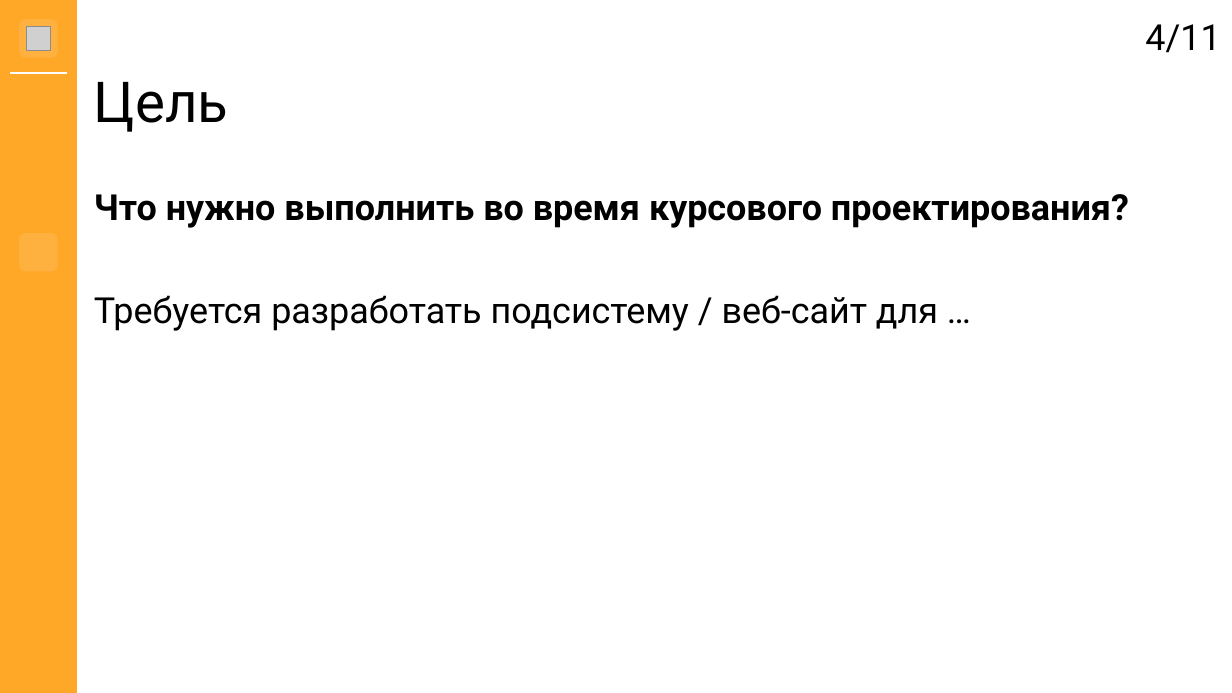
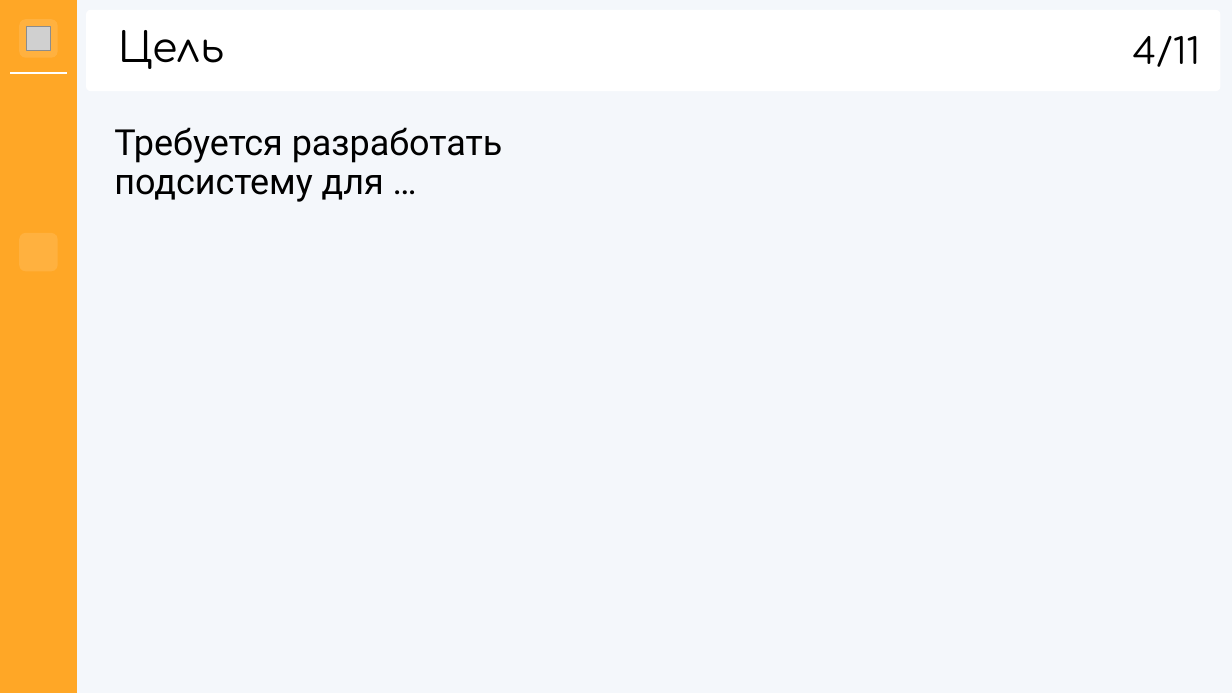
Before and after one commit to hhallva/cmdnt-website, a slide deck: slide 4 of КП/Презентация/Презентация.pptx. Drawn at 1232x693 pixels with LibreOffice and Linux fonts; fonts in the diff are those of the drawing; grey boxes stand for pictures; background and template pictures are left out. Boxes give left, top, right and bottom in pixels: in the first picture for what was removed or moved away, otherwise in the second. Text is boxed around its words. In the diff, an @@ line names an element or a change of style, - is before the commit and + after.

```diff
--- a/КП/Презентация/Презентация.pptx
+++ b/КП/Презентация/Презентация.pptx
@@ background #FFFFFF to #F4F7FB @@
@@ rounded rectangle added at (87,11,1220,91), fill #FFFFFF, outline #FFFFFF 1.5 pt @@
@@ title "Цель": place and size @@
-title "Цель" at (94,82,228,132)
+title "Цель" at (118,30,224,69)
@@ title "Цель" at (118,30,224,69): size 44 to 32 pt, font Roboto to Comfortaa @@
@@ text "4/11": place and size @@
-text "4/11" at (1145,24,1220,53)
+text "4/11" at (1133,36,1200,67)
@@ text "4/11" at (1133,36,1200,67): font Roboto to Comfortaa @@
@@ text at (114,127,502,202): text changed; bold off @@
-Что нужно выполнить во время курсового проектирования?
-Требуется разработать подсистему / веб-сайт для …
+Требуется разработать подсистему для …
```
Also in this commit, not shown: 10 other slides changed, 1 other file.
